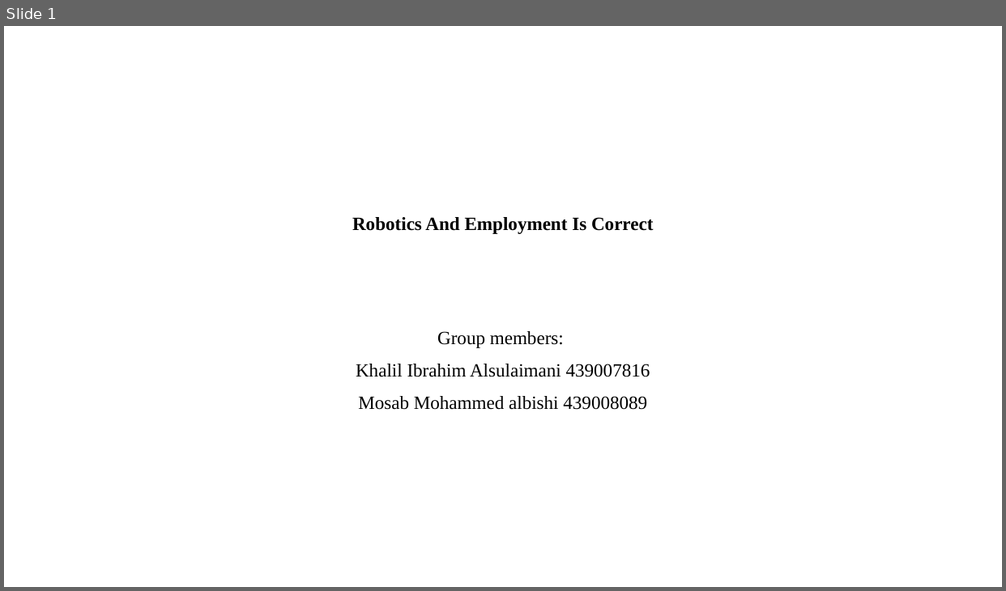
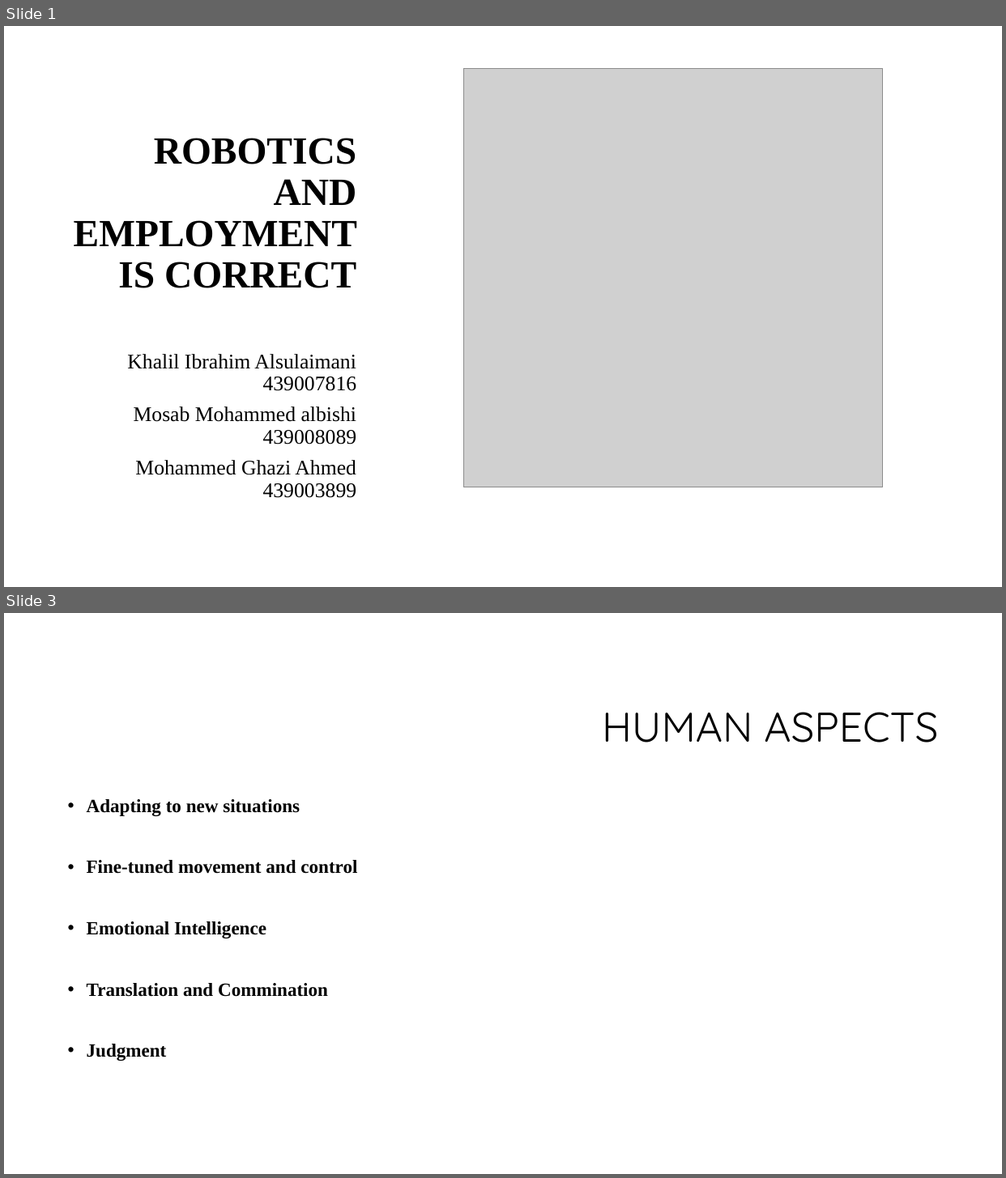
Before and after one commit to khalilAlsulaimani/Computers-And-Society-Project, a slide deck: Research Presntation.pptx. Shown one above the other, each under a label of ours: slide 1 before the commit, slides 1 and 3 after it; the slides between them are not shown. The pictures are 1006x591 and 1006x1178 pixels, drawn with LibreOffice and Linux fonts; fonts in the diff are those of the drawing; grey boxes stand for pictures; background and template pictures are left out. Boxes give left, top, right and bottom in pixels: in the first picture for what was removed or moved away, otherwise in the second. Text is boxed around its words. In the diff, an @@ line names an element or a change of style, - is before the commit and + after.

```diff
--- a/Research Presntation.pptx
+++ b/Research Presntation.pptx
@@ slide 3 added at bbox=[4, 613, 1002, 1174], background #FFFFFF @@
@@ title added at bbox=[602, 712, 938, 743], 40 pt, text #000000 @@
+HUMAN ASPECTS
@@ text added at bbox=[87, 799, 357, 1061], 18 pt, text #000000, bold @@
+• Adapting to new situations
+• Fine-tuned movement and control
+• Emotional Intelligence
+• Translation and Commination
+• Judgment
@@ slide 1 changed as well @@
@@ picture added at bbox=[463, 69, 882, 487] @@
@@ title at bbox=[74, 138, 357, 288]: text changed; size 18 to 37 pt @@
-Robotics And Employment Is Correct
+ROBOTICS AND EMPLOYMENT IS CORRECT
@@ subtitle at bbox=[437, 331, 564, 348]: paragraph removed @@
-Group members:
@@ subtitle "Khalil Ibrahim Alsulaimani 439007816": place and size @@
-subtitle "Khalil Ibrahim Alsulaimani 439007816" at bbox=[356, 331, 650, 410]
+subtitle "Khalil Ibrahim Alsulaimani 439007816" at bbox=[127, 354, 357, 498]
@@ subtitle at bbox=[127, 354, 357, 445]: size 18 to 20 pt in "Khalil Ibrahim Alsulaimani 439007816", "Mosab Mohammed albishi 439008089"; alignment centre to right; line spacing 1.07 to 0.9 @@
@@ subtitle at bbox=[135, 460, 357, 498]: paragraph added @@
+Mohammed Ghazi Ahmed 439003899
```
Also in this commit, not shown: 6 other slides added, 6 slides removed.
